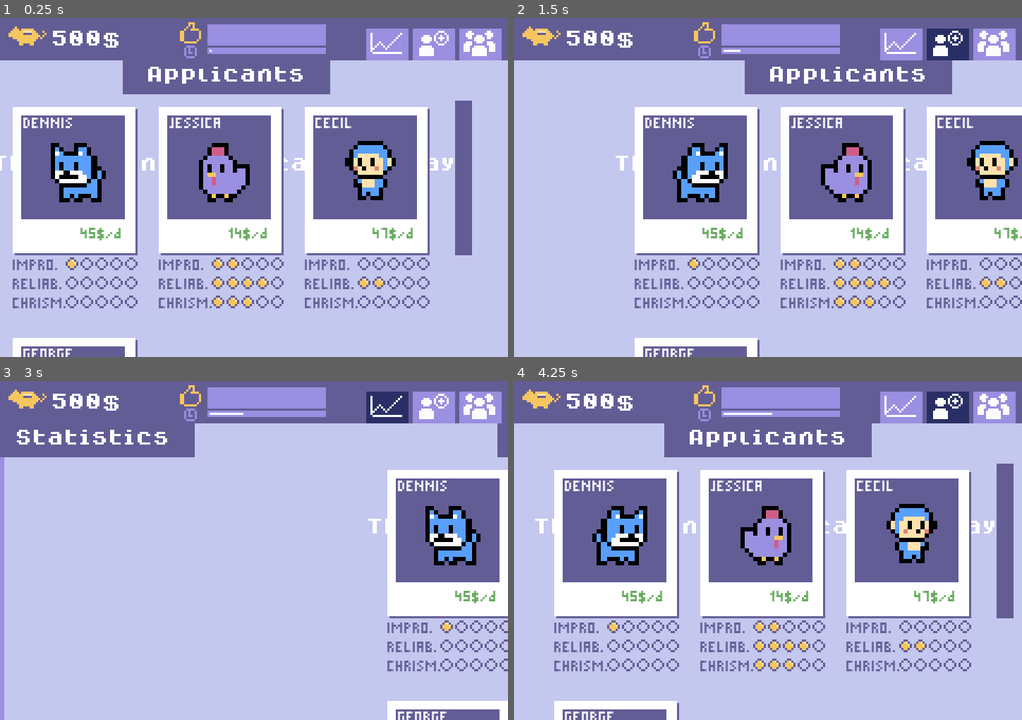
Above: before the commit, frames 1-4 (two rows, left to right).
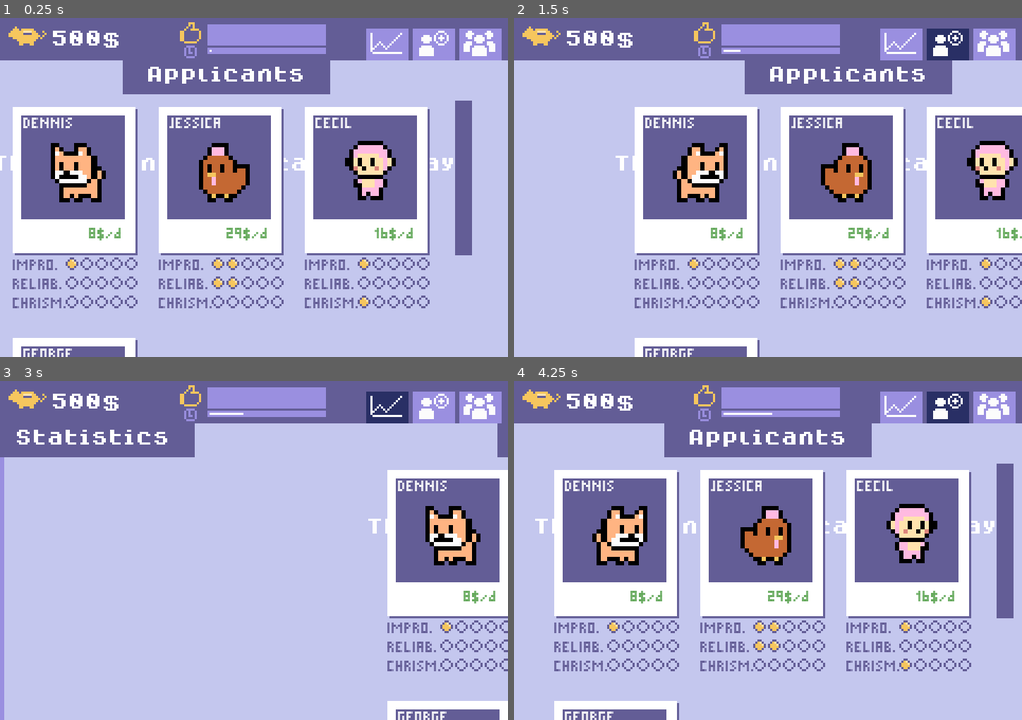
Above: after the commit, the same moments.

Repository: Milchreis/Mascot-Management
Game: Godot game, scene res://scenes/MainScene.tscn
Same seed, same stepped clock (60 frames per second), same inputs: the game is played once before the commit and once after it.
Inputs (mouse positions are in pixels of both pictures, inside the frame that each line leads up to):
- Up to frame 1 (0.25 s): no input
- Up to frame 2 (1.5 s): click (900, 45) at 0.5 s; click (945, 45) at 1.25 s
- Up to frame 3 (3 s): click (482, 408) at 2 s; click (386, 408) at 2.75 s
- Up to frame 4 (4.25 s): click (945, 408) at 3.5 s

The runs differ from the first frame. In frame 1, 2.1% of the frame differs, in the area x 10-77%, y 37-85%; in frame 2, 2.1%; in frame 3, 0.6%; in frame 4, 2.1%.

Commit message:
stats increase fixed

Diff:
--- a/scripts/Mascot.gd
+++ b/scripts/Mascot.gd
@@ -28,17 +28,14 @@
 	"res://gfx/mascots/chick7.png"
 ]
 
-var bg_colors = ["#635d96"]#["#b0d07e", "#7be1f6", "#ffe3ae", "#cdbbab", , "#ffbae1"]
-
 export var nickname:String = RandomNames.get_first_name()
 
-export var improvisation:float = rand_range(0.0, 5.0)
-export var reliable:float = rand_range(0.0, 5.0)
-export var charisma:float = rand_range(0.0, 5.0)
+export var improvisation:float = rand_range(0.0, 3.0)
+export var reliable:float = rand_range(0.0, 3.0)
+export var charisma:float = rand_range(0.0, 3.0)
 
-export var salaryPerDay:int = rand_range(10, 50)
+export var salaryPerDay:int = _calcSalary()
 export var spriteImage:String = sprites[randi() % sprites.size()]
-export var bgColor:String = bg_colors[randi() % bg_colors.size()]
 
 var client_satisfaction := 0.0
 var jobs := 0
@@ -51,8 +48,10 @@
 var training_price := 50
 var training_duration := 1
 
-# TODO:
-#  - salary depending on properties
+func _calcSalary() -> int:
+	var skill = (improvisation + reliable + charisma) / 3
+	var baseSalary = 15.0
+	return int(baseSalary*skill)
 
 func isInEvent() -> bool:
 	return currentEvent != null
@@ -63,23 +62,27 @@
 func updateAfterDayPassed() -> void:
 	if in_training: _updateTraining()
 	if isInEvent(): _updateWork()
+	else: client_satisfaction = max(0.0, client_satisfaction - 0.01)
 
 func _updateWork() -> void:
 	if daysAtCurrentEvent == currentEvent.duration:
-		print("Work ended for ", nickname, " after ", daysAtCurrentEvent)
+		print("Work ended for ", nickname, " after ", daysAtCurrentEvent, " days")
 
 		if "Charisma" in currentEvent.property:
-			client_satisfaction += rand_range(0.05, 0.1)
+			var charismaIncrease = rand_range(0.01, 0.05) * (1+charisma/5.0)
+			client_satisfaction += charismaIncrease
+			print("Satisfaction increased by Charisma: ", charismaIncrease)
 
 		if "Improvisation" in currentEvent.property:
-			client_satisfaction += rand_range(0.05, 0.1)
+			var improIncrease = rand_range(0.01, 0.05) * (1+improvisation/5.0)
+			client_satisfaction += improIncrease
+			print("Satisfaction increased by Improvisation: ", improIncrease)
 
 		jobs += 1
 		var e = currentEvent
 		currentEvent = null
 		daysAtCurrentEvent = 0
 		emit_signal("eventDone", e)
-
 	else:
 		daysAtCurrentEvent += 1
 
